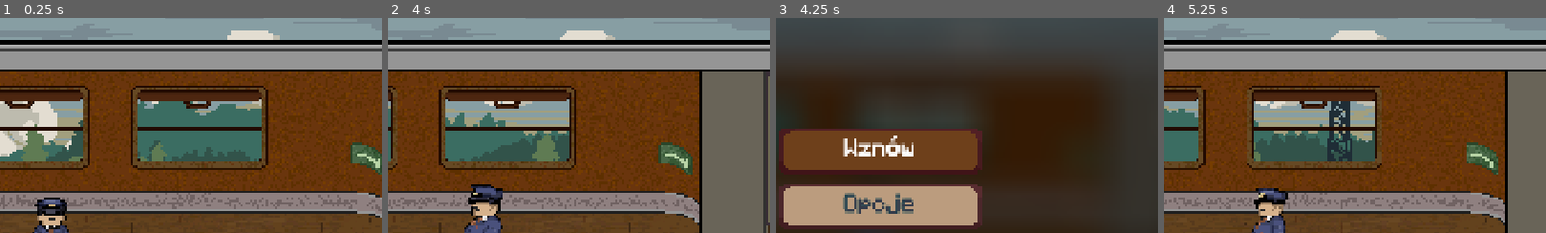
Above: before the commit, frames 1-4 (left to right).
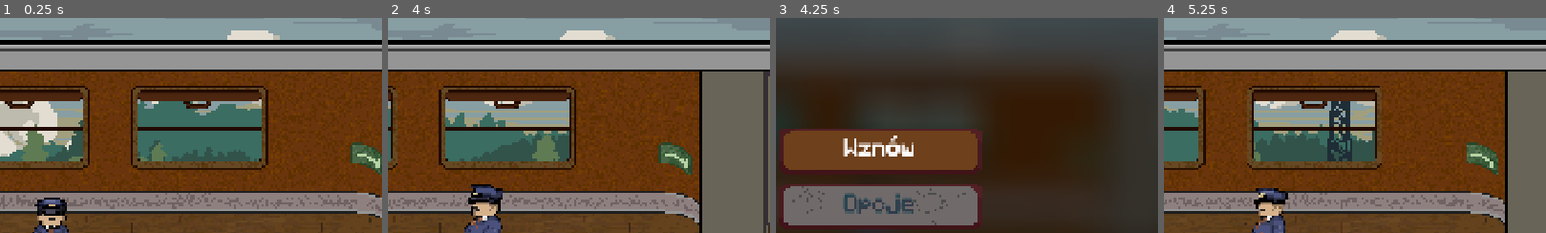
Above: after the commit, the same moments.

Repository: W00jo/bilet-na-wschod
Game: Godot game, scene res://Scenes/game.tscn
The game is run twice, just before and just after one commit, with the same random seed, the same clock (stepped at 60 frames per second) and the same inputs.
Inputs (mouse positions are % of the whole screen's width and height, from its top left):
- Up to frame 1 (0.25 s): no input
- Up to frame 2 (4 s): move the mouse to (72, 45) at 0.52 s; press the mouse at (72, 45) at 0.53 s; hold D (Right) 0.53-1.28 s; tap E (Dialogue) at 0.6, 2.3, 2.85 s; move the mouse to (30, 55) at 1.27 s; release the mouse at (30, 55) at 1.28 s; hold S (Down) 1.28-2.03 s; click (30, 55) at 1.35 s; tap Q (Magnify) at 1.55, 2.1, 3.8 s; move the mouse to (60, 28) at 2.02 s; hold D (Right) 2.03-2.78 s; click (60, 28) at 2.17 s; move the mouse to (45, 70) at 2.77 s; hold W (Up) 2.78-3.53 s; click (45, 70) at 3.05 s; move the mouse to (80, 65) at 3.52 s; press the mouse at (80, 65) at 3.53 s; hold A (Left) from 3.53 s (still down)
- Up to frame 3 (4.25 s): keep holding A (Left); tap Escape (ESC) at 4.15 s
- Up to frame 4 (5.25 s): move the mouse to (20, 35) at 4.27 s; release the mouse at (20, 35) at 4.28 s; tap Q (Magnify) at 4.35 s; click (20, 35) at 4.42 s; tap E (Dialogue) at 4.55 s; release A (Left) at 5 s; click "Wznów" at 5 s
The pictures show only the part of the screen within x 36-86%, y 9-59%; the shares and areas given below are measured in that part.

Frames 1-2 are identical in both runs. In frame 3, 8.6% of the frame differs, in the area x 2-53%, y 78-97%; in frame 4, nothing differs.

Commit message:
Implemented fines and invalid student id's

Diff:
--- a/Scenes/holepunch_dragndrop.tscn
+++ b/Scenes/holepunch_dragndrop.tscn
@@ -14,17 +14,20 @@
 [node name="Control" type="Control" parent="."]
 layout_mode = 3
 anchors_preset = 0
-offset_left = -23.0
-offset_top = -23.0
+offset_left = -20.0
+offset_top = -20.0
 offset_right = 22.0
-offset_bottom = 24.0
+offset_bottom = 10.0
 
 [node name="ButtonSFX" type="AudioStreamPlayer" parent="."]
 stream = ExtResource("3_sh62t")
 
 [node name="RayCast2D" type="RayCast2D" parent="."]
-target_position = Vector2(22, -20)
+position = Vector2(-17, 17)
+target_position = Vector2(33, -32)
 collide_with_areas = true
 collide_with_bodies = false
 
 [connection signal="gui_input" from="Control" to="." method="_on_control_gui_input"]
+[connection signal="mouse_entered" from="Control" to="." method="_on_control_mouse_entered"]
+[connection signal="mouse_exited" from="Control" to="." method="_on_control_mouse_exited"]
--- a/Scenes/pause_menu.tscn
+++ b/Scenes/pause_menu.tscn
@@ -3,7 +3,7 @@
 [ext_resource type="Shader" uid="uid://cxnskg0bi7o7w" path="res://Shaders/blur.gdshader" id="1_emv3i"]
 [ext_resource type="Script" uid="uid://fr68yidptdhf" path="res://Scripts/pause.gd" id="1_sjs17"]
 [ext_resource type="FontFile" uid="uid://2bpgap7mit3p" path="res://Assets/Fonts/Minecraftia-Regular.ttf" id="2_myy0f"]
-[ext_resource type="Texture2D" uid="uid://dvqlfbbfqlj13" path="res://Assets/Sprites/UIElements/button_dialogue_option_disabled.png" id="3_sjs17"]
+[ext_resource type="Texture2D" uid="uid://bp4cjngglpiyf" path="res://Assets/Sprites/UIElements/button_dialogue_option_not_working.png" id="4_stj27"]
 [ext_resource type="Texture2D" uid="uid://c7wumorjh7jav" path="res://Assets/Sprites/UIElements/button_dialogue_option_hover.png" id="4_u8tnp"]
 [ext_resource type="Texture2D" uid="uid://bndxvwk6ycv3h" path="res://Assets/Sprites/UIElements/button_dialogue_option_pressed.png" id="5_stj27"]
 [ext_resource type="Texture2D" uid="uid://m1tjor2u3qh0" path="res://Assets/Sprites/UIElements/button_dialogue_option.png" id="6_ix48p"]
@@ -16,7 +16,7 @@
 [sub_resource type="StyleBoxEmpty" id="StyleBoxEmpty_524vl"]
 
 [sub_resource type="StyleBoxTexture" id="StyleBoxTexture_0fi7f"]
-texture = ExtResource("3_sjs17")
+texture = ExtResource("4_stj27")
 
 [sub_resource type="StyleBoxTexture" id="StyleBoxTexture_uscpe"]
 texture = ExtResource("4_u8tnp")
--- a/Scenes/ticket.tscn
+++ b/Scenes/ticket.tscn
@@ -7,6 +7,7 @@
 [ext_resource type="FontFile" uid="uid://dsiennjqxr1pc" path="res://Assets/Fonts/SpecialElite-Regular.ttf" id="5_0xb0e"]
 [ext_resource type="Texture2D" uid="uid://b164d3d1cjr44" path="res://Assets/Sprites/UIElements/magnify_instruction.png" id="6_0xb0e"]
 [ext_resource type="AudioStream" uid="uid://cjalxpmb33ke2" path="res://Assets/SFX/button.wav" id="6_ppn6r"]
+[ext_resource type="FontFile" uid="uid://csst3yoqdnyvm" path="res://Assets/Fonts/ByteBounce.ttf" id="7_juejw"]
 
 [sub_resource type="ShaderMaterial" id="ShaderMaterial_l3hpt"]
 shader = ExtResource("2_l3hpt")
@@ -21,7 +22,7 @@
 shader_parameter/mask_texture = ExtResource("3_ppn6r")
 
 [sub_resource type="RectangleShape2D" id="RectangleShape2D_iydsi"]
-size = Vector2(163, 135)
+size = Vector2(198.667, 248)
 
 [node name="Ticket" type="Control"]
 layout_mode = 3
@@ -138,7 +139,7 @@
 visible = false
 
 [node name="CollisionShape2D" type="CollisionShape2D" parent="ValidationArea"]
-position = Vector2(-3.5, 34.5)
+position = Vector2(-3.33334, 10.6667)
 shape = SubResource("RectangleShape2D_iydsi")
 
 [node name="Control" type="Control" parent="."]
@@ -160,6 +161,23 @@
 scale = Vector2(1.2, 1)
 texture = ExtResource("6_0xb0e")
 
+[node name="ForbiddenLabel" type="Label" parent="."]
+visible = false
+offset_left = -92.0
+offset_top = -113.333
+offset_right = 142.0
+offset_bottom = 0.666664
+scale = Vector2(0.8, 0.8)
+theme_override_colors/font_color = Color(1, 1, 1, 1)
+theme_override_colors/font_outline_color = Color(0.712332, 0, 0.252649, 1)
+theme_override_constants/outline_size = 32
+theme_override_fonts/font = ExtResource("7_juejw")
+theme_override_font_sizes/font_size = 52
+text = "WYSTAWIONO
+WEZWANIE
+DO ZAPŁATY"
+horizontal_alignment = 1
+
 [node name="ButtonSFX" type="AudioStreamPlayer" parent="."]
 stream = ExtResource("6_ppn6r")
 
--- a/Scenes/ticket_control.tscn
+++ b/Scenes/ticket_control.tscn
@@ -18,7 +18,6 @@
 [ext_resource type="Texture2D" uid="uid://dvqlfbbfqlj13" path="res://Assets/Sprites/UIElements/button_dialogue_option_disabled.png" id="10_fa7hl"]
 [ext_resource type="Texture2D" uid="uid://cqwu7fj5plmbv" path="res://Assets/Sprites/UIElements/calendar.png" id="13_jwvxh"]
 [ext_resource type="AudioStream" uid="uid://cjalxpmb33ke2" path="res://Assets/SFX/button.wav" id="16_fa7hl"]
-[ext_resource type="Texture2D" uid="uid://iprkcfdrhqy1" path="res://Assets/Sprites/UIElements/ticketcontrol_close_instruction.png" id="16_ivvik"]
 [ext_resource type="AudioStream" uid="uid://dkuchwlj8aal" path="res://Assets/SFX/ticket_validation.wav" id="17_ivvik"]
 [ext_resource type="Texture2D" uid="uid://c7yrgyhmmpi7r" path="res://Assets/Sprites/UIElements/magnify_close_instruction.png" id="17_t4xp8"]
 [ext_resource type="FontFile" uid="uid://csst3yoqdnyvm" path="res://Assets/Fonts/ByteBounce.ttf" id="18_jwvxh"]
@@ -210,13 +209,13 @@
 [node name="AskTicket" type="Button" parent="Box/HBox/Middle/OptionBox/VBoxContainer"]
 layout_mode = 2
 size_flags_vertical = 3
-theme_override_colors/font_disabled_color = Color(0.202534, 0.230113, 0.290135, 1)
-theme_override_colors/font_hover_pressed_color = Color(1, 1, 1, 1)
+theme_override_colors/font_disabled_color = Color(0.67, 0.424333, 0.3015, 1)
+theme_override_colors/font_hover_pressed_color = Color(0.431373, 0.25098, 0.105882, 1)
 theme_override_colors/font_hover_color = Color(1, 1, 1, 1)
 theme_override_colors/font_outline_color = Color(1, 1, 1, 1)
 theme_override_colors/font_color = Color(1, 1, 1, 1)
 theme_override_colors/font_focus_color = Color(1, 1, 1, 1)
-theme_override_colors/font_pressed_color = Color(1, 1, 1, 1)
+theme_override_colors/font_pressed_color = Color(0.431373, 0.25098, 0.105882, 1)
 theme_override_fonts/font = ExtResource("8_w25t7")
 theme_override_font_sizes/font_size = 20
 theme_override_styles/focus = SubResource("StyleBoxEmpty_s0lvg")
@@ -229,13 +228,13 @@
 [node name="AskDocument" type="Button" parent="Box/HBox/Middle/OptionBox/VBoxContainer"]
 layout_mode = 2
 size_flags_vertical = 3
-theme_override_colors/font_disabled_color = Color(0.202534, 0.230113, 0.290135, 1)
-theme_override_colors/font_hover_pressed_color = Color(1, 1, 1, 1)
+theme_override_colors/font_disabled_color = Color(0.67, 0.424333, 0.3015, 1)
+theme_override_colors/font_hover_pressed_color = Color(0.431373, 0.25098, 0.105882, 1)
 theme_override_colors/font_hover_color = Color(1, 1, 1, 1)
 theme_override_colors/font_outline_color = Color(1, 1, 1, 1)
 theme_override_colors/font_color = Color(1, 1, 1, 1)
 theme_override_colors/font_focus_color = Color(1, 1, 1, 1)
-theme_override_colors/font_pressed_color = Color(1, 1, 1, 1)
+theme_override_colors/font_pressed_color = Color(0.431373, 0.25098, 0.105882, 1)
 theme_override_fonts/font = ExtResource("8_w25t7")
 theme_override_font_sizes/font_size = 20
 theme_override_styles/focus = SubResource("StyleBoxEmpty_s0lvg")
@@ -249,13 +248,13 @@
 visible = false
 layout_mode = 2
 size_flags_vertical = 3
-theme_override_colors/font_disabled_color = Color(0.202534, 0.230113, 0.290135, 1)
-theme_override_colors/font_hover_pressed_color = Color(1, 1, 1, 1)
-theme_override_colors/font_hover_color = Color(0.0705882, 0.258824, 0.309804, 1)
+theme_override_colors/font_disabled_color = Color(0.67, 0.424333, 0.3015, 1)
+theme_override_colors/font_hover_pressed_color = Color(0.431373, 0.25098, 0.105882, 1)
+theme_override_colors/font_hover_color = Color(1, 1, 1, 1)
 theme_override_colors/font_outline_color = Color(0.0714149, 0.260118, 0.311629, 1)
 theme_override_colors/font_color = Color(0.0705882, 0.258824, 0.309804, 1)
 theme_override_colors/font_focus_color = Color(0.0705882, 0.258824, 0.309804, 1)
-theme_override_colors/font_pressed_color = Color(1, 1, 1, 1)
+theme_override_colors/font_pressed_color = Color(0.431373, 0.25098, 0.105882, 1)
 theme_override_fonts/font = ExtResource("8_w25t7")
 theme_override_font_sizes/font_size = 20
 theme_override_styles/focus = SubResource("StyleBoxEmpty_s0lvg")
@@ -340,16 +339,6 @@
 texture_hover = ExtResource("5_xpyt6")
 metadata/_edit_use_anchors_ = true
 
-[node name="CloseInstruction" type="TextureRect" parent="."]
-visible = false
-layout_mode = 0
-offset_left = 1188.18
-offset_top = 12.7273
-offset_right = 1228.18
-offset_bottom = 52.7273
-scale = Vector2(1.2, 1.2)
-texture = ExtResource("16_ivvik")
-
 [node name="Markers" type="Node2D" parent="."]
 position = Vector2(987.273, 381.818)
 
--- a/Scenes/tool_bag.tscn
+++ b/Scenes/tool_bag.tscn
@@ -421,7 +421,7 @@
 tracks/4/type = "value"
 tracks/4/imported = false
 tracks/4/enabled = true
-tracks/4/path = NodePath("TicketsTool:position")
+tracks/4/path = NodePath("FinesTool:position")
 tracks/4/interp = 1
 tracks/4/loop_wrap = true
 tracks/4/keys = {
@@ -498,7 +498,7 @@
 tracks/4/type = "value"
 tracks/4/imported = false
 tracks/4/enabled = true
-tracks/4/path = NodePath("TicketsTool:position")
+tracks/4/path = NodePath("FinesTool:position")
 tracks/4/interp = 2
 tracks/4/loop_wrap = true
 tracks/4/keys = {
@@ -533,17 +533,33 @@
 sprite_frames = SubResource("SpriteFrames_l4h8m")
 animation = &"back"
 
-[node name="TicketsTool" type="Sprite2D" parent="."]
+[node name="FinesTool" type="Sprite2D" parent="."]
 position = Vector2(-17, 36)
 rotation = 1.5708
 scale = Vector2(0.75, 0.75)
 texture = ExtResource("3_iggxa")
 
+[node name="Fines" type="Control" parent="FinesTool"]
+layout_mode = 3
+anchors_preset = 0
+offset_left = -31.0
+offset_top = -16.0
+offset_right = -4.0
+offset_bottom = 29.0
+
 [node name="JournalTool" type="Sprite2D" parent="."]
 position = Vector2(25, 42)
 scale = Vector2(0.75, 0.75)
 texture = ExtResource("4_4g5q5")
 
+[node name="Journal" type="Control" parent="JournalTool"]
+layout_mode = 3
+anchors_preset = 0
+offset_left = -23.0
+offset_top = -31.0
+offset_right = 25.0
+offset_bottom = -5.0
+
 [node name="Middle" type="AnimatedSprite2D" parent="."]
 sprite_frames = SubResource("SpriteFrames_7pfk1")
 animation = &"middle"
@@ -562,3 +578,10 @@
 libraries = {
 &"": SubResource("AnimationLibrary_yr6q6")
 }
+
+[connection signal="gui_input" from="FinesTool/Fines" to="." method="_on_fines_gui_input"]
+[connection signal="mouse_entered" from="FinesTool/Fines" to="." method="_on_fines_mouse_entered"]
+[connection signal="mouse_exited" from="FinesTool/Fines" to="." method="_on_fines_mouse_exited"]
+[connection signal="gui_input" from="JournalTool/Journal" to="." method="_on_journal_gui_input"]
+[connection signal="mouse_entered" from="JournalTool/Journal" to="." method="_on_journal_mouse_entered"]
+[connection signal="mouse_exited" from="JournalTool/Journal" to="." method="_on_journal_mouse_exited"]
--- a/Scenes/toolkit.tscn
+++ b/Scenes/toolkit.tscn
@@ -21,9 +21,9 @@
 [node name="BagInteraction" type="Control" parent="ToolBag"]
 layout_mode = 3
 anchors_preset = 0
-offset_left = -23.0
-offset_top = -52.0
+offset_left = -18.0
+offset_top = -56.0
 offset_right = 27.0
-offset_bottom = -25.0
+offset_bottom = -30.0
 
 [connection signal="gui_input" from="ToolBag/BagInteraction" to="." method="_on_bag_interaction_gui_input"]
--- a/Scripts/document_manager.gd
+++ b/Scripts/document_manager.gd
@@ -54,12 +54,15 @@
 func make_problematic():
 	print("is_problematic")
 	if ticket_text == "BILET ULGOWY":
-		var problem = ["no_ticket", "no_document", "no_document", "no_document"].pick_random()
+		var problem = ["no_ticket", "no_document", "no_document", "invalid_document", "invalid_document"].pick_random()
+		#var problem = "invalid_document" ### FOR_TEST
 		match problem:
 			"no_ticket":
 				get_parent().has_ticket = false
 			"no_document":
 				get_parent().has_document = false
+			"invalid_document":
+				get_parent().is_document_valid = false
 	else:
 		get_parent().has_ticket = false
 	print("ticket: ", get_parent().has_ticket, "  document: ", get_parent().has_document)
--- a/Scripts/fine.gd
+++ b/Scripts/fine.gd
@@ -9,10 +9,12 @@
 var sum_given = false
 var signed = false
 
+
 func _ready() -> void: ### TEMPORARY
 	start_writing()
 
 func start_writing():
+	$Ready.disabled = true
 	indicator.visible = true
 	indicator.position = $ReasonMarker.position
 	anim.play("indicator")
@@ -48,8 +50,17 @@
 		$Ready.disabled = false
 		indicator.visible = false
 
+func _input(event: InputEvent) -> void:
+	if Input.is_action_just_pressed("Magnify") and $CloseInstruction.visible:
+		queue_free()
+
 func _on_ready_pressed() -> void:
+	$CloseInstruction.visible = false
+	$CloseLabel.visible = false
+	$PassengerSignature.text = PassengerDataBus.currently_checked_passenger.full_name
 	$PassengerSignature.visible = true
-	await get_tree().create_timer(3).timeout
-	$Ready.disabled = true
-	get_tree().quit() ###  TEMPORARY
+	PassengerDataBus.currently_checked_passenger.is_fined = true
+	PassengerDataBus.currently_checked_passenger.interactive_look_remover()
+	PassengerDataBus.currently_checked_passenger.hide_interaction_label()
+	await get_tree().create_timer(1.5).timeout
+	queue_free()
--- a/Scripts/holepunch_dragndrop.gd
+++ b/Scripts/holepunch_dragndrop.gd
@@ -3,6 +3,7 @@
 @onready var ticket_control = get_parent().get_parent().get_parent().get_node('TicketControl')
 
 var normal_scale = Vector2(0.85, 0.85)
+var hover_scale = Vector2(0.95, 0.95)
 var selected_scale = Vector2(1.5, 1.5)
 
 var selected = false
@@ -10,6 +11,7 @@
 func _physics_process(delta: float) -> void:
 	if selected:
 		global_position = lerp(global_position, get_global_mouse_position(), 20*delta)
+		check_forbidden()
 	else:
 		global_position = lerp(global_position, get_parent().get_node('HolepunchMarker').global_position, 15*delta)
 		look_for_ticket_areas()
@@ -18,7 +20,17 @@
 func look_for_ticket_areas():
 	var collider = $RayCast2D.get_collider()
 	if selected == false and collider != null and collider.is_in_group("TicketArea"):
-		ticket_control.validate_ticket()
+		if PassengerDataBus.currently_checked_passenger.is_fined == false:
+			ticket_control.validate_ticket()
+		if collider.get_parent().get_node('ForbiddenLabel').visible:
+			collider.get_parent().get_node('ForbiddenLabel').visible = false
+
+func check_forbidden():
+	var collider = $RayCast2D.get_collider()
+	if collider != null and collider.is_in_group("TicketArea") and PassengerDataBus.currently_checked_passenger.is_fined:
+		collider.get_parent().get_node('ForbiddenLabel').visible = true
+	else:
+		get_parent().get_parent().get_parent().get_node('TicketControl/Ticket/ForbiddenLabel').visible = false
 
 func _input(event: InputEvent) -> void:
 	if event is InputEventMouseButton:
@@ -34,3 +46,10 @@
 		z_index = 1
 	if Input.is_action_just_pressed("LMB"):
 		$ButtonSFX.play()
+
+
+func _on_control_mouse_entered() -> void:
+	scale = hover_scale
+
+func _on_control_mouse_exited() -> void:
+	scale = normal_scale
--- a/Scripts/id_card.gd
+++ b/Scripts/id_card.gd
@@ -7,7 +7,7 @@
 var current_passenger = PassengerDataBus.currently_checked_passenger
 var name_lastname
 
-func assign_data():
+func assign_data(is_doc_valid, years_below_reduced):
 	name_lastname = current_passenger.full_name
 	$LastName.text = current_passenger.last_name
 	$FirstName.text = current_passenger.first_name
--- a/Scripts/passenger.gd
+++ b/Scripts/passenger.gd
@@ -6,6 +6,7 @@
 @onready var doc_manager = $DocumentManager
 
 var is_skasowaned = false
+var is_fined = false
 
 var gender = ["m","f"].pick_random()
 var age = randi_range(12, 95)
@@ -29,6 +30,7 @@
 var is_problematic = false
 var has_ticket = true
 var has_document = true
+var is_document_valid = true
 
 var body_tex:Texture
 var hair_tex:Texture
@@ -192,14 +194,14 @@
 		interaction_enabled = false
 
 func display_interaction_label():
-	if interaction_enabled and is_skasowaned == false:
+	if interaction_enabled and is_skasowaned == false and is_fined == false:
 		$InteractLabel.visible = true
 
 func hide_interaction_label():
 	$InteractLabel.visible = false
 
 func _input(event: InputEvent) -> void:
-	if interaction_enabled and $InteractLabel.visible and Input.is_action_just_pressed("Interact") and is_skasowaned == false:
+	if interaction_enabled and $InteractLabel.visible and Input.is_action_just_pressed("Interact") and is_skasowaned == false and is_fined == false:
 		PassengerDataBus.currently_checked_passenger = self
 		interaction_enabled = false
 		PassengerDataBus.transfer_passenger_data(avatar_textures, avatar_colors, eye_color)
--- a/Scripts/passenger_dialogue.gd
+++ b/Scripts/passenger_dialogue.gd
@@ -52,7 +52,7 @@
 func greet():
 	personality = PassengerDataBus.currently_checked_passenger.personality
 	var greeting = dialogue[personality]["greetings"].pick_random()
-	text = "[right]%s[/right]\n[left]%s[/left]" % [player_greeting, greeting]
+	text = "[right][color=STEEL_BLUE]%s[/color][/right]\n[left]%s[/left]" % [player_greeting, greeting]
 
 
 func _on_ask_ticket_pressed() -> void:
@@ -64,9 +64,8 @@
 			ticket_yes_or_no = "ticket_no"
 	var npc_text = dialogue[personality][ticket_yes_or_no].pick_random()
 	var player_text = dialogue[personality]["player_ask_ticket"].pick_random()
-	text += "\n[right]%s[/right]\n[left]%s[/left]" % [player_text, npc_text]
+	text += "\n[right][color=STEEL_BLUE]%s[/color][/right]\n[left]%s[/left]" % [player_text, npc_text]
 	ticket_button.disabled = true
-	print("Bilet pressed, personality:", personality, "key:", ticket_yes_or_no, "npc:", npc_text)
 
 
 func _on_ask_document_pressed() -> void:
@@ -78,6 +77,5 @@
 			id_yes_or_no = "id_no"
 	var npc_text = dialogue[personality][id_yes_or_no].pick_random()
 	var player_text = dialogue[personality]["player_ask_id"].pick_random()
-	text += "\n[right]%s[/right]\n[left]%s[/left]" % [player_text, npc_text]
+	text += "\n[right][color=STEEL_BLUE]%s[/color][/right]\n[left]%s[/left]" % [player_text, npc_text]
 	document_button.disabled = true
-	print("ID pressed, personality:", personality, "key:", id_yes_or_no, "npc:", npc_text)
--- a/Scripts/student_id.gd
+++ b/Scripts/student_id.gd
@@ -8,7 +8,16 @@
 var name_lastname
 var years_of_study
 
-func assign_data():
+var is_valid
+var missing_stamps
+
+func assign_data(is_document_valid, missing_st):
+	missing_stamps = missing_st
+	match is_document_valid:
+		"valid":
+			is_valid = true
+		"invalid":
+			is_valid = false
 	name_lastname = current_passenger.full_name
 	$AlbumNumber.text = str(current_passenger.album_number)
 	$Signature.text = name_lastname
@@ -44,7 +53,25 @@
 
 	$Date.text = "Lbn 01,10," + str(first_year-1) + "r,"
 
+	check_if_invalid()
 
+func check_if_invalid():
+	if is_valid == false:
+		make_invalid()
+
+
+func make_invalid():
+	var visible_stamps = []
+	var visible_years = []
+	for stamp in $Stamps.get_children():
+		if stamp.visible:
+			visible_stamps.append(stamp)
+	for year in $Years.get_children():
+		if year.visible:
+			visible_years.append(year)
+	for i in missing_stamps:
+		visible_stamps[visible_stamps.size()-(i+1)].visible = false
+		visible_years[visible_years.size()-(i+1)].visible = false
 
 func _physics_process(delta: float) -> void:
 	if get_parent() is not SubViewport:
--- a/Scripts/test_shaders.gd
+++ b/Scripts/test_shaders.gd
@@ -1,4 +1,9 @@
 extends Control
+
+func _ready() -> void:
+	for i in 5:
+		print(i)
+
 
 
 func _on_timer_timeout() -> void:
--- a/Scripts/ticket_control.gd
+++ b/Scripts/ticket_control.gd
@@ -12,6 +12,7 @@
 var document
 var mag_document
 var is_ticket_checked
+var invalid_doc_mistake_rate = [1, 1, 2, 2, 3].pick_random()
 
 func _input(event: InputEvent) -> void:
 	if Input.is_action_just_pressed("Interact") and visible and $MagnifiedDocument.visible == false and $MagnifiedTicket.visible == false:
@@ -21,6 +22,7 @@
 func start_control():
 	passenger = PassengerDataBus.currently_checked_passenger
 	is_ticket_checked = false
+
 	create_ticket()
 	create_document()
 	$Box/HBox/Middle/DialogueBox/Dialogue.greet()
@@ -72,7 +74,10 @@
 
 func set_document_data(doc):
 	doc.name_lastname = passenger.full_name
-	doc.assign_data()
+	if passenger.is_document_valid:
+		doc.assign_data("valid", 0)
+	else:
+		doc.assign_data("invalid", invalid_doc_mistake_rate)
 
 func create_document_avatar(doc):
 	var avatar_sprites = $Box/HBox/Left/NinePatchRect/PassengerAvatar.get_children()
@@ -82,7 +87,7 @@
 			doc.get_node('PhotoCont/Photo').add_child(duplicate)
 
 func validate_ticket():
-	if is_ticket_checked == false:
+	if is_ticket_checked == false and passenger.is_fined == false:
 		ticket.get_node("TextureAndLabels").material.set_shader_parameter("mask_size", Vector2(0.25, 0.25))
 		ticket.get_node("TextureAndLabels/SubViewport/HoleOutline").visible = true
 		mag_ticket.get_node("TextureAndLabels/SubViewport/HoleOutline").visible = true
@@ -100,7 +105,6 @@
 		#get_parent().get_node('Toolkit/NinePatchRect/HBoxContainer/HolePunch').disabled = false
 		button_sfx.play()
 
-
 func _on_ask_document_pressed() -> void:
 	if passenger.has_document:
 		document.visible = true
@@ -110,7 +114,7 @@
 	close()
 
 func close():
-	if passenger.is_skasowaned == false:
+	if passenger.is_skasowaned == false and passenger.is_fined == false:
 		passenger.interaction_enabled = true
 	PassengerDataBus.currently_checked_passenger = null
 	PassengerDataBus.game.end_ticket_control()
--- a/Scripts/tool_bag.gd
+++ b/Scripts/tool_bag.gd
@@ -1,9 +1,47 @@
 extends Node2D
 
 @onready var anim = $AnimationPlayer
+@onready var toolkit = get_parent()
+
+var fine_normal_scale
+var fine_hover_scale
+
+var journal_normal_scale = Vector2(1, 1)
+var journal_hover_scale = Vector2(1.1, 1.1)
+
+func _ready() -> void:
+	fine_normal_scale = $FinesTool.scale
+	fine_hover_scale = fine_normal_scale + Vector2(0.1, 0.1)
+	journal_normal_scale = $JournalTool.scale
+	journal_hover_scale = journal_normal_scale + Vector2(0.1, 0.1)
+
 
 func open():
 	anim.play("open_bag")
 
 func close():
 	anim.play_backwards("open_bag")
+
+
+func _on_fines_gui_input(event: InputEvent) -> void:
+	if Input.is_action_just_pressed("LMB") and PassengerDataBus.currently_checked_passenger != null:
+		var passenger = PassengerDataBus.currently_checked_passenger
+		if passenger.is_skasowaned == false and passenger.is_fined == false:
+			var fine = load("res://Scenes/fine.tscn").instantiate()
+			toolkit.add_child(fine)
+
+func _on_fines_mouse_entered() -> void:
+	$FinesTool.scale = fine_hover_scale
+
+func _on_fines_mouse_exited() -> void:
+	$FinesTool.scale = fine_normal_scale
+
+
+func _on_journal_gui_input(event: InputEvent) -> void:
+	pass # Replace with function body.
+
+func _on_journal_mouse_entered() -> void:
+	$JournalTool.scale = journal_hover_scale
+
+func _on_journal_mouse_exited() -> void:
+	$JournalTool.scale = journal_normal_scale
--- a/Scripts/wagon.gd
+++ b/Scripts/wagon.gd
@@ -39,6 +39,7 @@
 	passenger_arr.shuffle()
 	var i = 0
 	var problem_num = randi_range(0, roundi(num_of_pas*0.5))
+	#var problem_num = passenger_arr.size()    ####  FOR_TEST
 	for pas in passenger_arr:
 		if i < problem_num:
 			pas.is_problematic = true
Binary file changed: Assets/Sprites/UIElements/button_dialogue_option.png
Binary file changed: Assets/Sprites/UIElements/button_dialogue_option_disabled.png
Binary file changed: Assets/Sprites/UIElements/button_dialogue_option_hover.png
Binary file changed: Assets/Sprites/UIElements/button_dialogue_option_pressed.png
Not shown, changed: Scenes/fine.tscn
Not shown: 1 places in Scenes/ticket.tscn that only renumber resources
Not shown: 1 places in Scenes/ticket_control.tscn that only renumber resources
